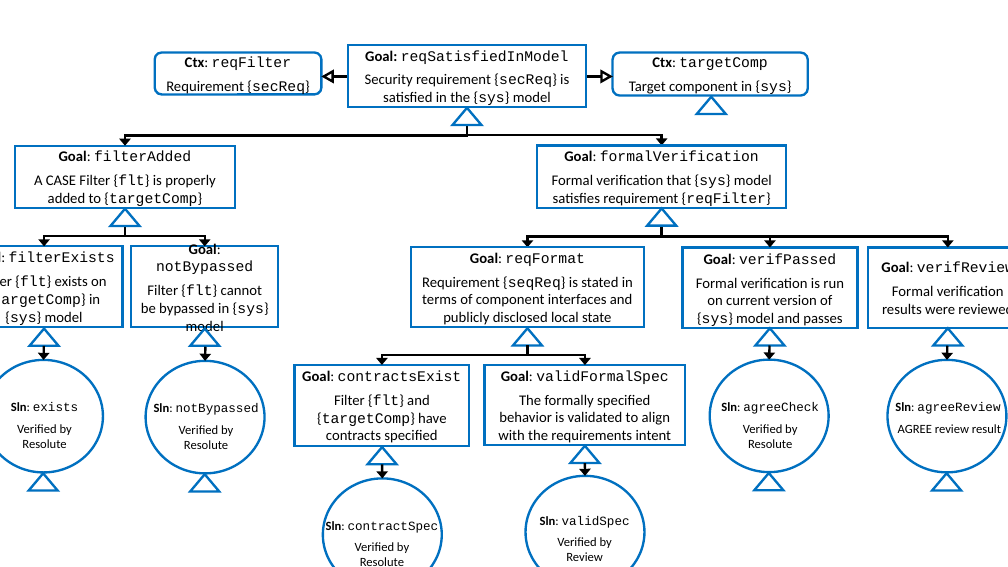
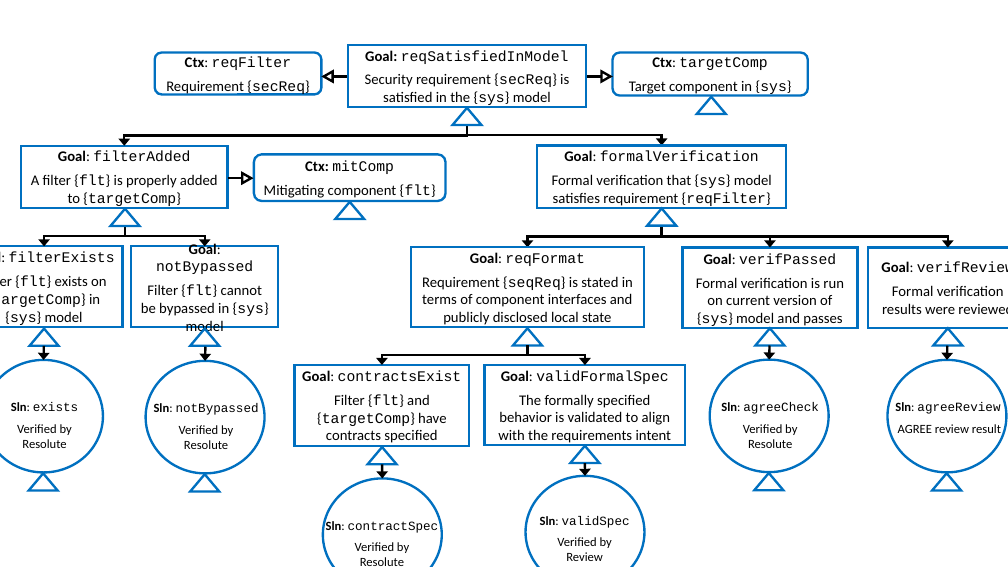
Before and after one commit to iamundson/case-assurance-pattern, a slide deck: slide 7 of figs/figures.pptx. Drawn at 1008x567 pixels with LibreOffice and Linux fonts; fonts in the diff are those of the drawing. Boxes give left, top, right and bottom in pixels: in the first picture for what was removed or moved away, otherwise in the second. Text is boxed around its words. In the diff, an @@ line names an element or a change of style, - is before the commit and + after.

```diff
--- a/figs/figures.pptx
+++ b/figs/figures.pptx
@@ rounded rectangle "Goal: filterAdded": place and size @@
-rounded rectangle "Goal: filterAdded" at (15, 146, 235, 208)
+rounded rectangle "Goal: filterAdded" at (21, 146, 228, 208)
@@ elbow arrow (467, 125) - (124, 146): route changed @@
@@ text in rounded rectangle at (31, 174, 218, 208): text changed @@
-A CASE Filter {flt} is properly added to {targetComp}
+A filter {flt} is properly added to {targetComp}
@@ line added from (228, 178) to (242, 178), #000000 2.25 pt @@
@@ triangle added at (242, 174, 251, 183), fill #FFFFFF, outline #000000 2.25 pt @@
@@ rounded rectangle added at (254, 154, 446, 201), fill #FFFFFF, outline #0070C0 2.25 pt, 14 pt, text #000000 @@
+Ctx: mitComp
+Mitigating component {flt}
@@ triangle added at (335, 202, 364, 219), fill #FFFFFF, outline #0070C0 2.25 pt @@
```
Also in this commit, not shown: 6 other slides changed, 9 other files.
